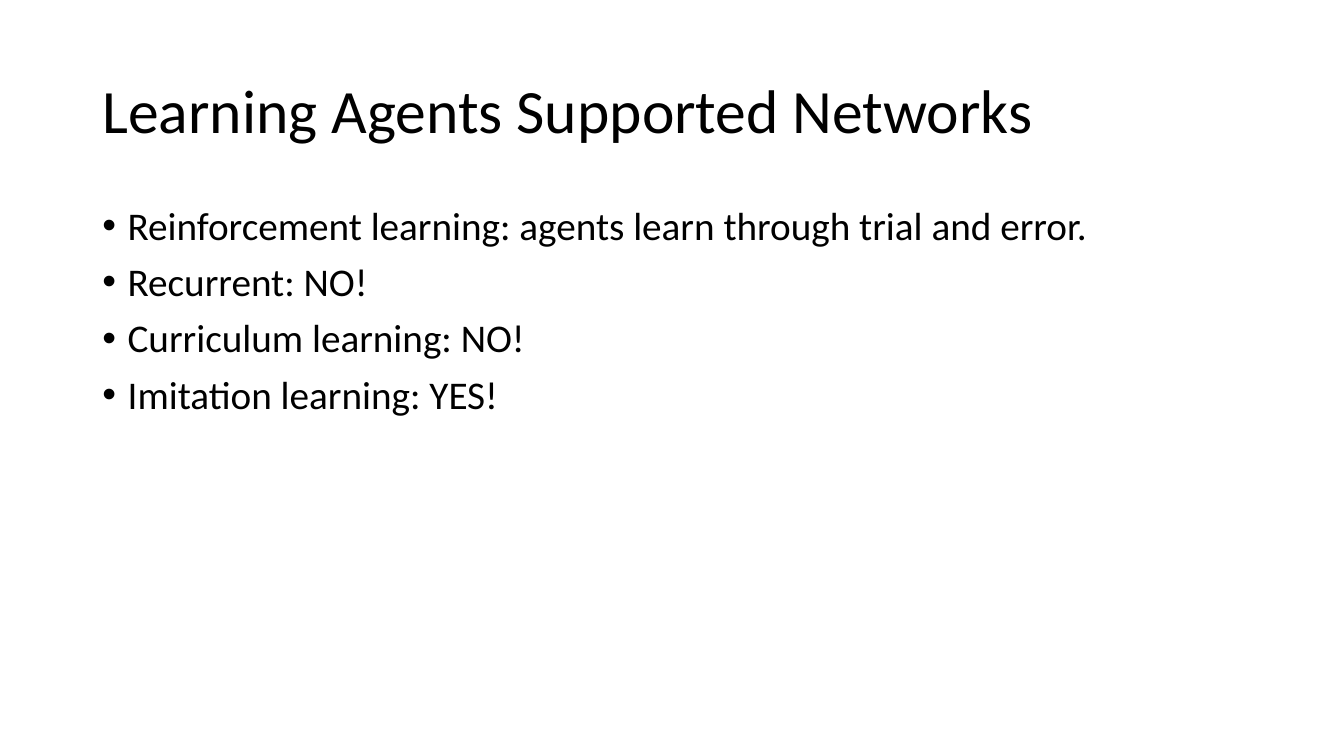
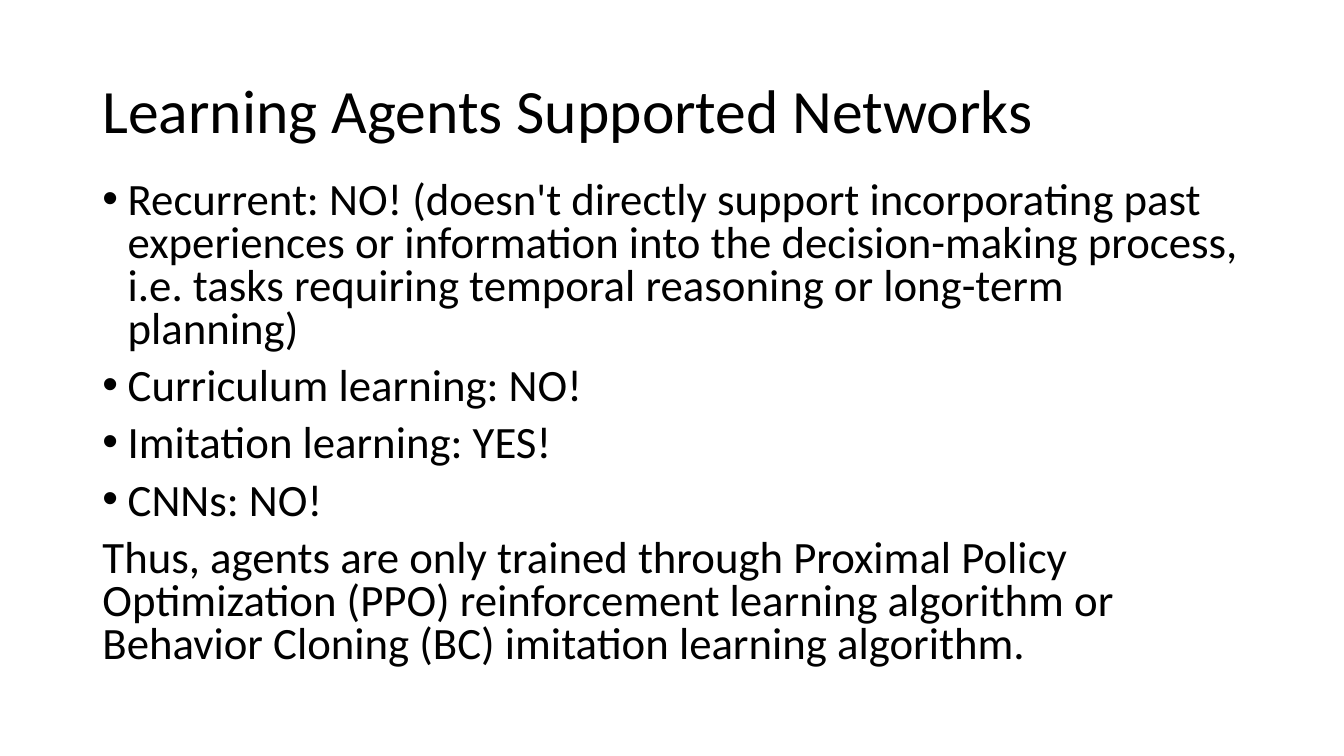
Before and after one commit to ztsv-av/xr_ml, a slide deck: slide 4 of unity-vs-unreal.pptx (slide 3 before the commit). Drawn at 1344x756 pixels with LibreOffice and Linux fonts; fonts in the diff are those of the drawing. Boxes give left, top, right and bottom in pixels: in the first picture for what was removed or moved away, otherwise in the second. Text is boxed around its words. In the diff, an @@ line names an element or a change of style, - is before the commit and + after.

```diff
--- a/unity-vs-unreal.pptx
+++ b/unity-vs-unreal.pptx
@@ text "Recurrent: NO! (doesn't directly support ...": place and size @@
-text "Recurrent: NO! (doesn't directly support ..." at (128, 212, 1086, 416)
+text "Recurrent: NO! (doesn't directly support ..." at (102, 182, 1237, 667)
@@ text at (128, 182, 1237, 352): text changed; size 28 to 32 pt @@
-• Reinforcement learning: agents learn through trial and error.
-• Recurrent: NO!
+• Recurrent: NO! (doesn't directly support incorporating past experiences or information into the decision-making process, i.e. tasks requiring temporal reasoning or long-term planning)
@@ text at (128, 370, 582, 466): size 28 to 32 pt in "Curriculum learning: NO!", "Imitation learning: YES!"; line spacing 0.9 to 0.8 @@
@@ text at (102, 485, 1113, 667): paragraphs added @@
+• CNNs: NO!
+Thus, agents are only trained through Proximal Policy Optimization (PPO) reinforcement learning algorithm or Behavior Cloning (BC) imitation learning algorithm.
```
Also in this commit, not shown: 4 other slides changed, 6 slides added.
